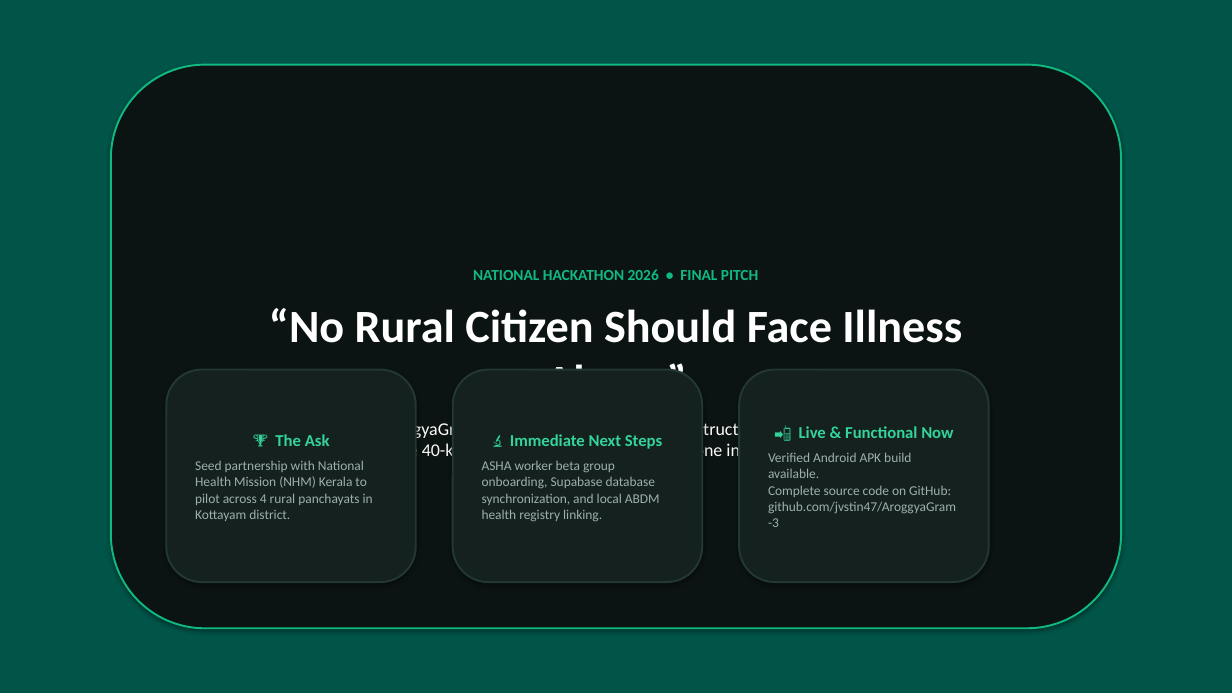
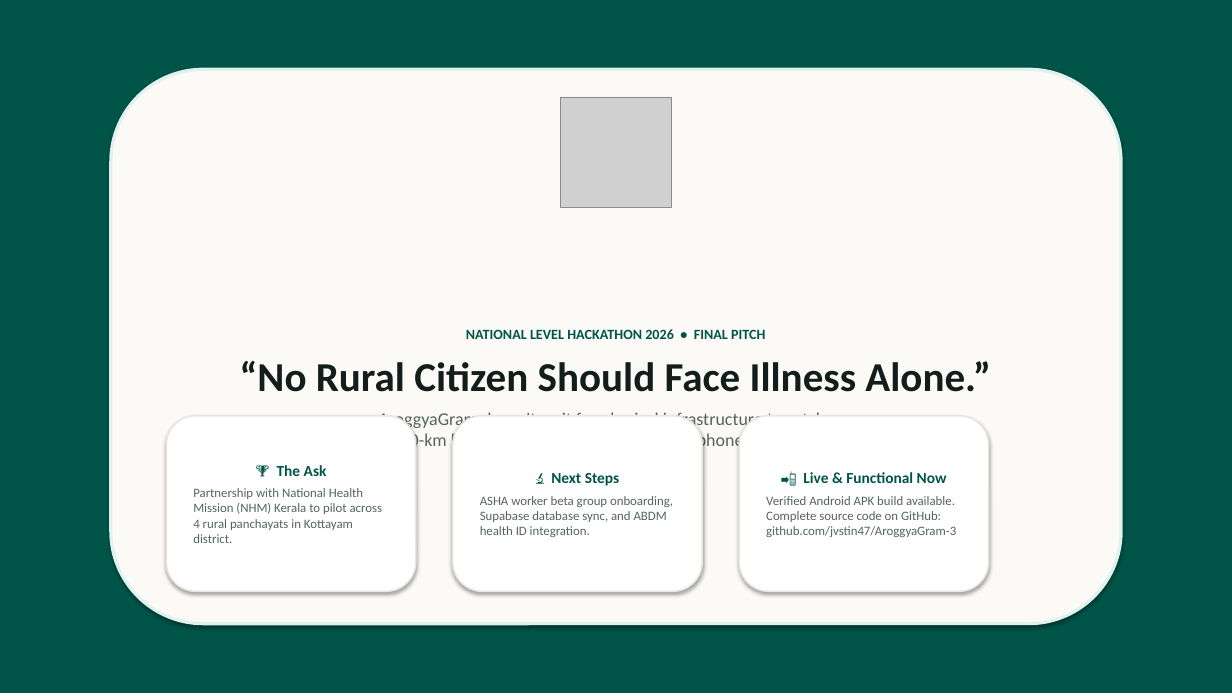
Before and after one commit to jvstin47/AroggyaGram-3, a slide deck: slide 8 of AroggyaGram_Pitch_Deck.pptx. Drawn at 1232x693 pixels with LibreOffice and Linux fonts; fonts in the diff are those of the drawing; grey boxes stand for pictures. Boxes give left, top, right and bottom in pixels: in the first picture for what was removed or moved away, otherwise in the second. Text is boxed around its words. In the diff, an @@ line names an element or a change of style, - is before the commit and + after.

Commit message:
feat: fix broken news image with bottle photo, redesign pitch deck in app theme, and refresh stable APK release

```diff
--- a/AroggyaGram_Pitch_Deck.pptx
+++ b/AroggyaGram_Pitch_Deck.pptx
@@ rounded rectangle "NATIONAL LEVEL HACKATHON 2026 • ..." resized from (x1=111, y1=65, x2=1121, y2=628) to (x1=111, y1=69, x2=1121, y2=624) @@
@@ rounded rectangle "NATIONAL LEVEL HACKATHON 2026 • ..." at (x1=111, y1=69, x2=1121, y2=624): fill #0B1413 to #FBFAF6; outline #10B981 1.5 pt to #E0F2EE 2.5 pt @@
@@ picture added at (x1=561, y1=97, x2=672, y2=208) @@
@@ text in rounded rectangle at (x1=466, y1=329, x2=765, y2=339): text changed; size 12 to 11 pt; text colour #10B981 to #005448 @@
-NATIONAL HACKATHON 2026 • FINAL PITCH
+NATIONAL LEVEL HACKATHON 2026 • FINAL PITCH
@@ text in rounded rectangle at (x1=240, y1=361, x2=991, y2=392): size 36 to 32 pt, text colour #FFFFFF to #121E1C in "“No Rural Citizen Should Face Illness Alone.”"; less space between paragraphs @@
@@ rounded rectangle "🏆 The Ask" resized from (x1=166, y1=370, x2=416, y2=582) to (x1=166, y1=416, x2=416, y2=592) @@
@@ rounded rectangle "🏆 The Ask" at (x1=166, y1=416, x2=416, y2=592): fill #14211F to #FFFFFF; outline #233734 1.5 pt to #E8E6DF 1.2 pt @@
@@ text in rounded rectangle at (x1=378, y1=412, x2=825, y2=452): text changed; text colour #FBFAF6 to #576361 @@
-AroggyaGram doesn't wait for physical infrastructure to catch up.
-It bridges the 40-km healthcare desert using the phone in every villager's pocket.
+AroggyaGram doesn't wait for physical infrastructure to catch up.
+It bridges the 40-km healthcare desert using the smartphone in every villager's pocket.
@@ rounded rectangle "🔬 Next Steps" at (x1=453, y1=416, x2=702, y2=592): fill #14211F to #FFFFFF; outline #233734 1.5 pt to #E8E6DF 1.2 pt @@
@@ rounded rectangle "🔬 Next Steps" resized from (x1=453, y1=370, x2=702, y2=582) to (x1=453, y1=416, x2=702, y2=592) @@
@@ rounded rectangle "📲 Live & Functional Now" resized from (x1=739, y1=370, x2=989, y2=582) to (x1=739, y1=416, x2=989, y2=592) @@
@@ rounded rectangle "📲 Live & Functional Now" at (x1=739, y1=416, x2=989, y2=592): size 13 to 12 pt, text colour #34D399 to #005448 in "📲 Live & Functional Now"; size 10.5 to 10 pt, text colour #A0AFAA to #576361 in "Verified Android APK build available. Complete source ..."; less space between paragraphs; fill #14211F to #FFFFFF; outline #233734 1.5 pt to #E8E6DF 1.2 pt @@
@@ text in rounded rectangle at (x1=277, y1=465, x2=327, y2=476): size 13 to 12 pt, text colour #34D399 to #005448 in "🏆 The Ask"; less space between paragraphs @@
@@ text in rounded rectangle at (x1=480, y1=473, x2=673, y2=537): text changed; size 10.5 to 10 pt; text colour #A0AFAA to #576361 @@
-🔬 Immediate Next Steps
-ASHA worker beta group onboarding, Supabase database synchronization, and local ABDM health registry linking.
+🔬 Next Steps
+ASHA worker beta group onboarding, Supabase database sync, and ABDM health ID integration.
@@ text in rounded rectangle at (x1=193, y1=488, x2=383, y2=543): text changed; size 10.5 to 10 pt; text colour #A0AFAA to #576361 @@
-Seed partnership with National Health Mission (NHM) Kerala to pilot across 4 rural panchayats in Kottayam district.
+Partnership with National Health Mission (NHM) Kerala to pilot across 4 rural panchayats in Kottayam district.
```
Also in this commit, not shown: 6 other slides changed, 1 slide added, 1 slide removed, 9 other files.
